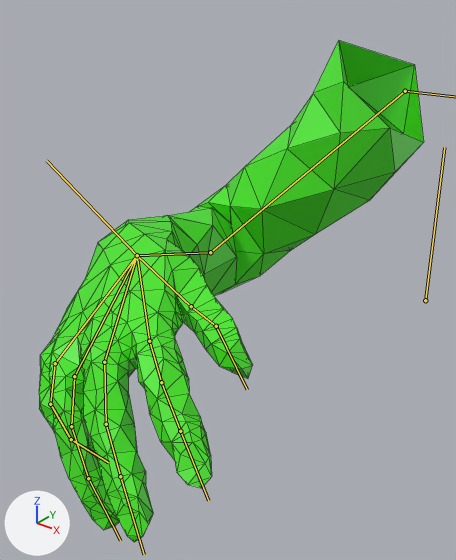
Renders of the Blender file Project Stealth/Assets/Arms/RightArm.blend from each side of a commit.
Camera for both pictures: a 50 mm lens placed at (1.11, -5.17, 5.19), pointed at (-1.54, -1.85, 3.14). The lights are fixed; the arrows at lower left show +X, +Y and +Z. Both versions are drawn at frame 129 of the action 'StealthRight'; the numbers are the values there. The bones that bend it are drawn over the model as lines. Mesh edges are drawn as thin lines.

In view in the first picture: 'Brazo derecho malla'.
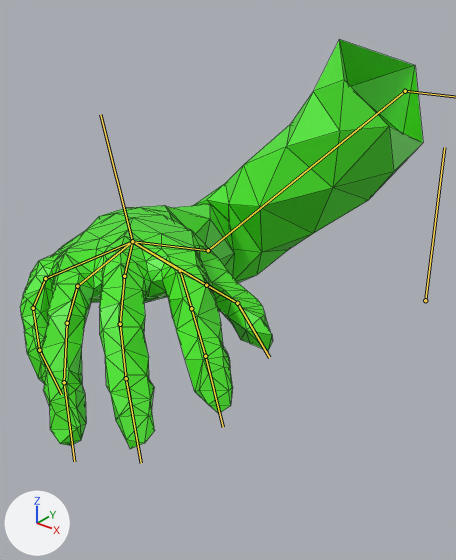
What differs and where, as boxes (x1, y1, x2, y2) in the pictures (456 x 560 px):
'Brazo derecho malla', posed (18% shorter): before (39, 41, 424, 542); after (20, 39, 423, 449)
bone 'RefMuñeca', root to tip: before (137, 255) to (46, 160); after (132, 241) to (100, 114)
bone 'Bone.006', root to tip: before (50, 404) to (71, 439); after (33, 308) to (39, 350)
bone 'Bone.013', root to tip: before (104, 362) to (106, 424); after (124, 276) to (120, 324)
bone 'Bone.014', root to tip: before (106, 424) to (120, 476); after (120, 324) to (126, 378)
bone 'Bone.018', root to tip: before (149, 341) to (161, 382); after (180, 270) to (191, 308)
bone 'pulgar', root to tip: before (137, 255) to (191, 306); after (132, 241) to (206, 285)

The edits, one by one:
Bone 'RefMuñeca' (bone_refmuñeca) moves from (0.675, -0.84, 2.97) to (0.679, -0.768, 3.025).
Bone 'RefMuñeca' (bone_refmuñeca) turns from (40, -49, -62) to (87, -49, -86) degrees about its own x, y and z.
Bone 'Bone.006' (bone_bone_006) turns from (24, -49, 12) to (20, -50, 20) degrees about its own x, y and z.
Bone 'Bone.013' (bone_bone_013) turns from (15, -83, -31) to (17, -76, -35) degrees about its own x, y and z.
Bone 'Bone.014' (bone_bone_014) turns from (8, -9, -95) to (14, -5, -99) degrees about its own x, y and z.
Bone 'Bone.018' (bone_bone_018) turns from (6, -34, 12) to (16, -28, 9) degrees about its own x, y and z.
Bone 'pulgar' (bone_pulgar) turns from (-4, -8, 13) to (-3, -10, 9) degrees about its own x, y and z.
